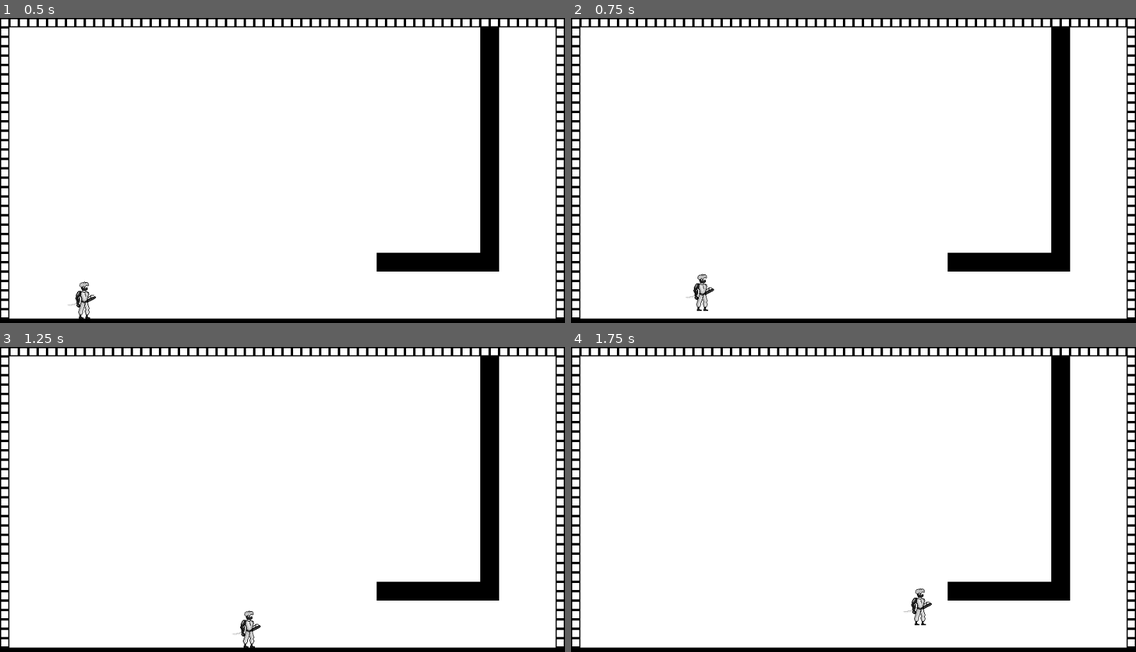
Above: before the commit, frames 1-4 (two rows, left to right).
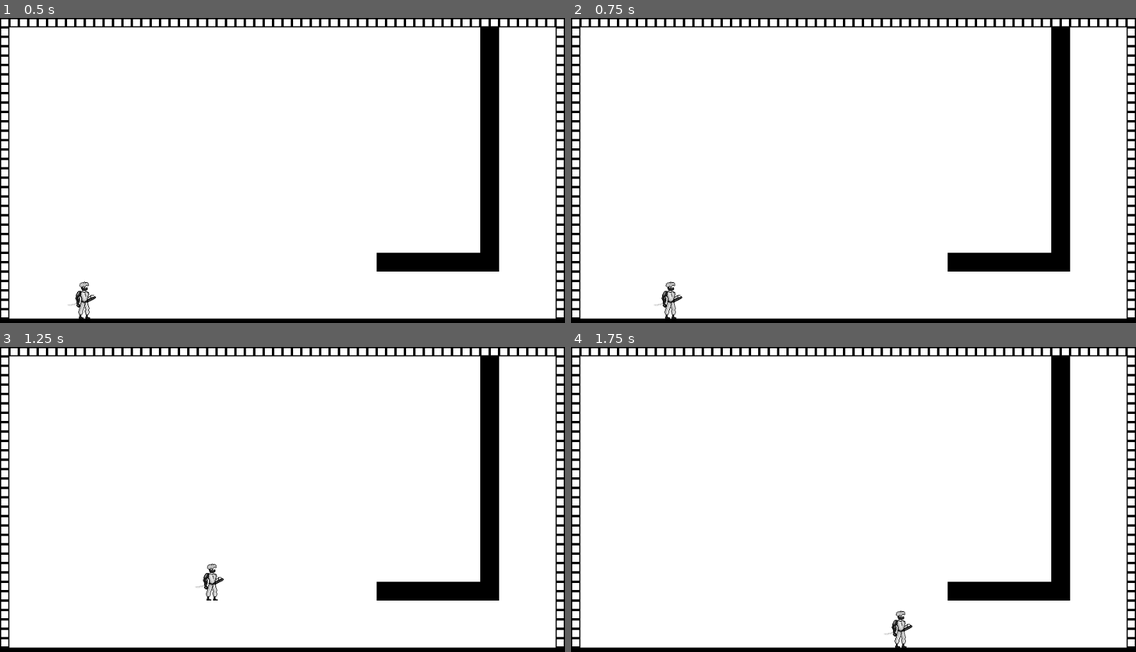
Above: after the commit, the same moments.

Repository: Dkoplik/Paint-it-Black
Game: Godot game, scene res://test_level.tscn
The game is run twice, just before and just after one commit, with the same random seed, the same clock (stepped at 60 frames per second) and the same inputs.
Inputs (mouse positions are in pixels of both pictures, inside the frame that each line leads up to):
- Up to frame 1 (0.5 s): no input
- Up to frame 2 (0.75 s): move the mouse to (977, 161) at 0.52 s; press the mouse at (977, 161) at 0.53 s; hold D (move_right) from 0.53 s (still down)
- Up to frame 3 (1.25 s): keep holding D (move_right); tap Space (jump) at 0.77 s
- Up to frame 4 (1.75 s): keep holding D (move_right); move the mouse to (740, 520) at 1.27 s; release the mouse at (740, 520) at 1.28 s; click (740, 520) at 1.35 s; tap Space (jump) at 1.52 s

Frame 1 is identical in both runs. In frame 2, 0.5% of the frame differs, in the area x 14-26%, y 83-99%; in frame 3, 0.5%; in frame 4, 0.5%, in the area x 55-64%, y 78-99%.
Error in both runs: Invalid assignment of property or key 'disabled' with value of type 'bool' on a base object of type 'null instance'. (res://hit_box.gd:26)

Commit message:
Добавил хитбокс атаке игрока
Теперь во время атаки хитбокс игрока появляется.

Diff:
--- a/Paint-it-Black/player/scripts/player_attack.gd
+++ b/Paint-it-Black/player/scripts/player_attack.gd
@@ -1,5 +1,5 @@
 @tool
-extends Node
+extends Node2D
 class_name PlayerAttack
 ## Компонента атаки игрока.
 ##
@@ -57,9 +57,14 @@
 
 ## Осуществление атаки в заданном направлении, если это возможно.
 func attack(direction: Vector2) -> void:
+	# Импульс в заданном направлении
 	direction = direction.normalized()
 	movement_component.add_velocity(direction * impulse)
 
+	# Вращение хитбокса в заданном направлении
+	_hit_box.look_at(direction + _hit_box.global_position)
+	# Изменение хитбокса под атаку
+	_animation_player.play("hit_box_attack")
 
 
 ## Проверка наличия [HitBox] в качестве дочернего узла.
